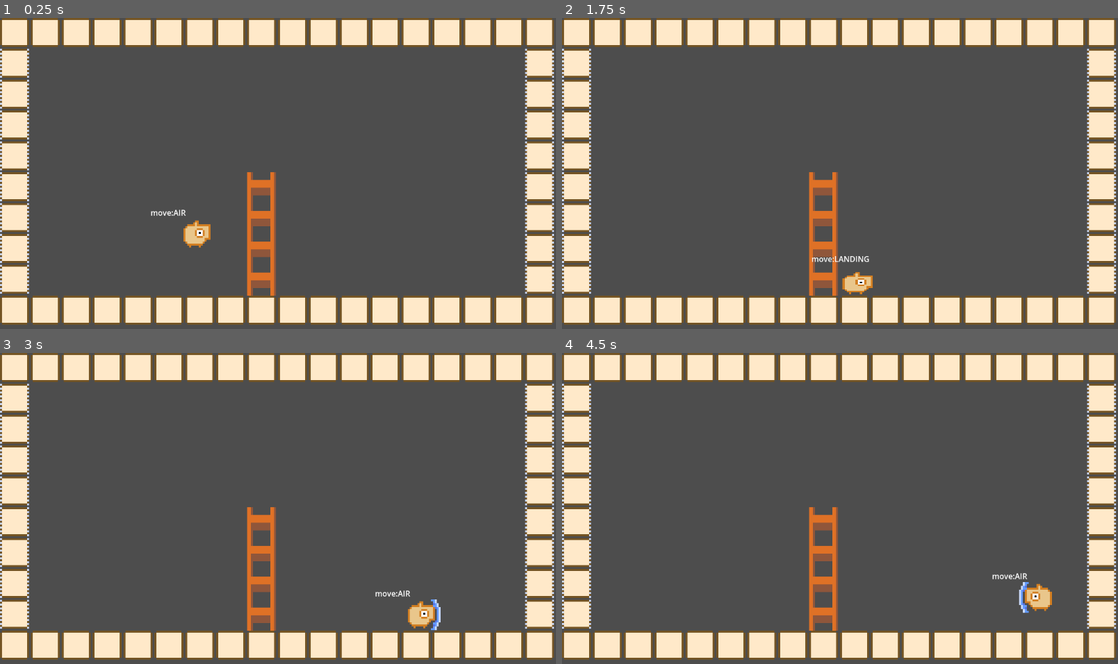
Above: before the commit, frames 1-4 (two rows, left to right).
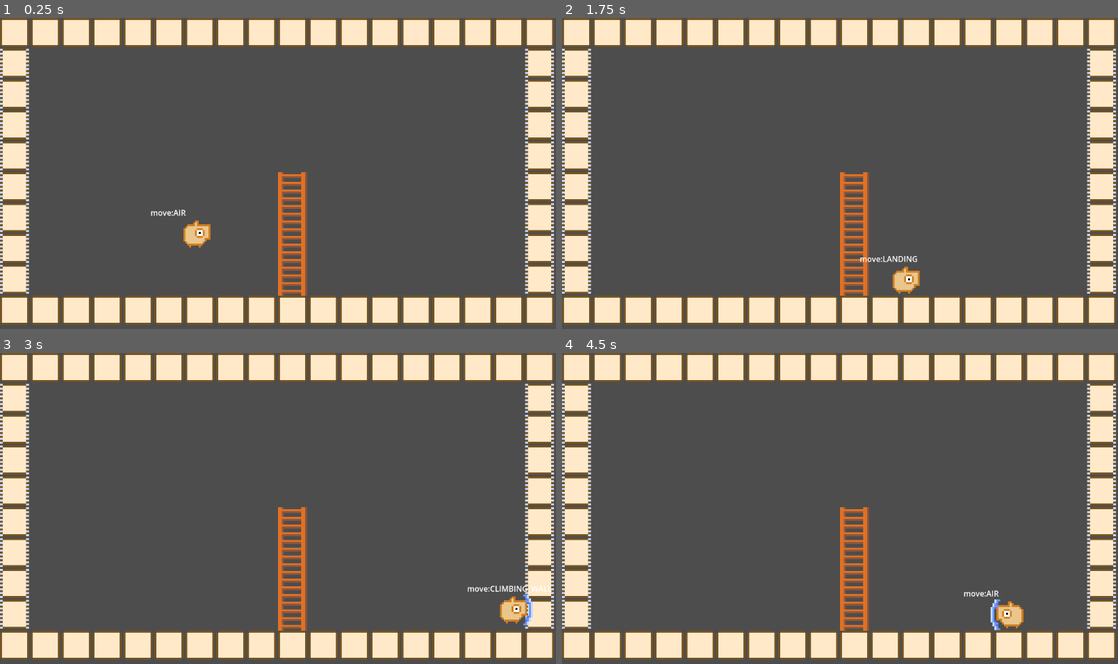
Above: after the commit, the same moments.

Repository: syun77/gd_inovania
Game: Godot game, scene res://Main.tscn
Same seed, same stepped clock (60 frames per second), same inputs: the game is played once before the commit and once after it.
Inputs (mouse positions are in pixels of both pictures, inside the frame that each line leads up to):
- Up to frame 1 (0.25 s): no input
- Up to frame 2 (1.75 s): move the mouse to (962, 157) at 0.52 s; hold Space (action) 0.53-1.28 s; hold Right (ui_right) from 0.53 s (still down); tap Up (ui_up) at 0.77, 1.52 s; move the mouse to (728, 189) at 1.27 s; tap Shift (special) at 1.35 s
- Up to frame 3 (3 s): move the mouse to (333, 440) at 2.02 s; release Right (ui_right) at 2.03 s; hold Left (ui_left) 2.03-2.78 s; hold Space (action) 2.03-2.78 s; move the mouse to (250, 570) at 2.77 s; hold Right (ui_right) from 2.78 s (still down); tap Shift (special) at 2.85 s
- Up to frame 4 (4.5 s): tap Up (ui_up) at 3.02, 3.77 s; move the mouse to (1006, 555) at 3.52 s; hold Space (action) 3.53-4.28 s; move the mouse to (673, 461) at 4.27 s; release Right (ui_right) at 4.28 s; hold Left (ui_left) from 4.28 s (still down); tap Shift (special) at 4.35 s

The runs differ from the first frame. In frame 1, 3.6% of the frame differs, in the area x 0-100%, y 9-90%; in frame 2, 4.2%; in frame 3, 4.6%; in frame 4, 4.6%.

Commit message:
壊せるブロックの画像を追加

Diff:
--- a/gd_inovania/Main.gd
+++ b/gd_inovania/Main.gd
@@ -37,9 +37,29 @@
 	# マップのセットアップ.
 	Map.setup(_map, MAP_WIDTH, MAP_HEIGHT)
 
+	# タイルマップからオブジェクトを作る.
+	_create_obj_from_tile()
+
 	# プレイヤー移動開始.
 	_player.start()
 
 ## 更新.
 func _physics_process(delta: float) -> void:
 	_player.update(delta)
+
+## タイルからオブジェクトを作る.
+func _create_obj_from_tile() -> void:
+	for j in range(MAP_HEIGHT):
+		for i in range(MAP_WIDTH):
+			var pos = Map.grid_to_world(Vector2(i, j))
+			var type = Map.get_floor_type(pos)
+			if type == Map.eType.NONE:
+				continue
+
+			match type:
+				Map.eType.BLOCK:
+					Map.erase_cell_from_world(pos)
+				Map.eType.LADDER:
+					Map.erase_cell_from_world(pos)
+				Map.eType.CLIMBBING_WALL:
+					Map.erase_cell_from_world(pos)
--- a/gd_inovania/Main.tscn
+++ b/gd_inovania/Main.tscn
@@ -1,10 +1,8 @@
-[gd_scene load_steps=6 format=3 uid="uid://w7g5p3p3ldbw"]
+[gd_scene load_steps=4 format=3 uid="uid://w7g5p3p3ldbw"]
 
 [ext_resource type="Script" path="res://Main.gd" id="1_ohpg3"]
 [ext_resource type="TileSet" uid="uid://bj4w75hx8d420" path="res://assets/tiles/tile_set.tres" id="1_siuqx"]
 [ext_resource type="PackedScene" uid="uid://ch0yf5nkshbib" path="res://src/player/Player.tscn" id="2_cqxvx"]
-[ext_resource type="PackedScene" uid="uid://cieo8bmyfskl2" path="res://src/gimmic/Ladder.tscn" id="3_lpowu"]
-[ext_resource type="PackedScene" uid="uid://ds1511mlphjqj" path="res://src/gimmic/Wall2.tscn" id="4_2fvv6"]
 
 [node name="Main" type="Node2D"]
 script = ExtResource("1_ohpg3")
@@ -15,59 +13,7 @@
 tile_set = ExtResource("1_siuqx")
 format = 2
 layer_0/name = "BackGround"
-layer_0/tile_data = PackedInt32Array(0, 65536, 0, 1, 65536,  …(501 unchanged characters)… 6, 0, 589839, 65536, 0, 589840, 65536, 0)
-
-[node name="Ladder" parent="BgLayer" instance=ExtResource("3_lpowu")]
-position = Vector2(544, 448)
-scale = Vector2(1, 4)
-
-[node name="Wall2" parent="BgLayer" instance=ExtResource("4_2fvv6")]
-position = Vector2(32, 96)
-
-[node name="Wall3" parent="BgLayer" instance=ExtResource("4_2fvv6")]
-position = Vector2(32, 160)
-
-[node name="Wall4" parent="BgLayer" instance=ExtResource("4_2fvv6")]
-position = Vector2(32, 224)
-
-[node name="Wall5" parent="BgLayer" instance=ExtResource("4_2fvv6")]
-position = Vector2(32, 288)
-
-[node name="Wall6" parent="BgLayer" instance=ExtResource("4_2fvv6")]
-position = Vector2(32, 352)
-
-[node name="Wall7" parent="BgLayer" instance=ExtResource("4_2fvv6")]
-position = Vector2(32, 416)
-
-[node name="Wall8" parent="BgLayer" instance=ExtResource("4_2fvv6")]
-position = Vector2(32, 480)
-
-[node name="Wall9" parent="BgLayer" instance=ExtResource("4_2fvv6")]
-position = Vector2(32, 544)
-
-[node name="Wall10" parent="BgLayer" instance=ExtResource("4_2fvv6")]
-position = Vector2(1120, 96)
-
-[node name="Wall11" parent="BgLayer" instance=ExtResource("4_2fvv6")]
-position = Vector2(1120, 160)
-
-[node name="Wall12" parent="BgLayer" instance=ExtResource("4_2fvv6")]
-position = Vector2(1120, 224)
-
-[node name="Wall13" parent="BgLayer" instance=ExtResource("4_2fvv6")]
-position = Vector2(1120, 288)
-
-[node name="Wall14" parent="BgLayer" instance=ExtResource("4_2fvv6")]
-position = Vector2(1120, 352)
-
-[node name="Wall15" parent="BgLayer" instance=ExtResource("4_2fvv6")]
-position = Vector2(1120, 416)
-
-[node name="Wall16" parent="BgLayer" instance=ExtResource("4_2fvv6")]
-position = Vector2(1120, 480)
-
-[node name="Wall17" parent="BgLayer" instance=ExtResource("4_2fvv6")]
-position = Vector2(1120, 544)
+layer_0/tile_data = PackedInt32Array(0, 65536, 0, 1, 65536,  …(501 unchanged characters)… 6, 0, 589839, 65536, 0, 589840, 65536, 0, 327689, 720896, 0, 393225, 720896, 0, 458761, 720896, 0, 524297, 720896, 0, 65536, 786432, 0, 131072, 786432, 0, 196608, 786432, 0, 262144, 786432, 0, 327680, 786432, 0, 393216, 786432, 0, 458752, 786432, 0, 524288, 786432, 0, 65553, 786432, 0, 131089, 786432, 0, 196625, 786432, 0, 262161, 786432, 0, 327697, 786432, 0, 393233, 786432, 0, 458769, 786432, 0, 524305, 786432, 0)
 
 [node name="MainLayer" type="CanvasLayer" parent="."]
 
--- a/gd_inovania/assets/tiles/tile_set.tres
+++ b/gd_inovania/assets/tiles/tile_set.tres
@@ -8,123 +8,300 @@
 0:0/0 = 0
 0:0/0/physics_layer_0/linear_velocity = Vector2(0, 0)
 0:0/0/physics_layer_0/angular_velocity = 0.0
+0:0/0/physics_layer_1/linear_velocity = Vector2(0, 0)
+0:0/0/physics_layer_1/angular_velocity = 0.0
+0:0/0/physics_layer_2/linear_velocity = Vector2(0, 0)
+0:0/0/physics_layer_2/angular_velocity = 0.0
 1:0/0 = 0
 1:0/0/physics_layer_0/linear_velocity = Vector2(0, 0)
 1:0/0/physics_layer_0/angular_velocity = 0.0
 1:0/0/physics_layer_0/polygon_0/points = PackedVector2Array(-32, -32, 32, -32, 32, 32, -32, 32)
+1:0/0/physics_layer_1/linear_velocity = Vector2(0, 0)
+1:0/0/physics_layer_1/angular_velocity = 0.0
+1:0/0/physics_layer_2/linear_velocity = Vector2(0, 0)
+1:0/0/physics_layer_2/angular_velocity = 0.0
 2:0/0 = 0
 2:0/0/physics_layer_0/linear_velocity = Vector2(0, 0)
 2:0/0/physics_layer_0/angular_velocity = 0.0
+2:0/0/physics_layer_1/linear_velocity = Vector2(0, 0)
+2:0/0/physics_layer_1/angular_velocity = 0.0
+2:0/0/physics_layer_2/linear_velocity = Vector2(0, 0)
+2:0/0/physics_layer_2/angular_velocity = 0.0
 3:0/0 = 0
 3:0/0/physics_layer_0/linear_velocity = Vector2(0, 0)
 3:0/0/physics_layer_0/angular_velocity = 0.0
+3:0/0/physics_layer_1/linear_velocity = Vector2(0, 0)
+3:0/0/physics_layer_1/angular_velocity = 0.0
+3:0/0/physics_layer_2/linear_velocity = Vector2(0, 0)
+3:0/0/physics_layer_2/angular_velocity = 0.0
 4:0/0 = 0
 4:0/0/physics_layer_0/linear_velocity = Vector2(0, 0)
 4:0/0/physics_layer_0/angular_velocity = 0.0
+4:0/0/physics_layer_1/linear_velocity = Vector2(0, 0)
+4:0/0/physics_layer_1/angular_velocity = 0.0
+4:0/0/physics_layer_2/linear_velocity = Vector2(0, 0)
+4:0/0/physics_layer_2/angular_velocity = 0.0
 5:0/0 = 0
 5:0/0/physics_layer_0/linear_velocity = Vector2(0, 0)
 5:0/0/physics_layer_0/angular_velocity = 0.0
+5:0/0/physics_layer_1/linear_velocity = Vector2(0, 0)
+5:0/0/physics_layer_1/angular_velocity = 0.0
+5:0/0/physics_layer_2/linear_velocity = Vector2(0, 0)
+5:0/0/physics_layer_2/angular_velocity = 0.0
+5:0/0/custom_data_0 = -1
 6:0/0 = 0
 6:0/0/physics_layer_0/linear_velocity = Vector2(0, 0)
 6:0/0/physics_layer_0/angular_velocity = 0.0
+6:0/0/physics_layer_1/linear_velocity = Vector2(0, 0)
+6:0/0/physics_layer_1/angular_velocity = 0.0
+6:0/0/physics_layer_2/linear_velocity = Vector2(0, 0)
+6:0/0/physics_layer_2/angular_velocity = 0.0
+6:0/0/custom_data_0 = 2
 7:0/0 = 0
 7:0/0/physics_layer_0/linear_velocity = Vector2(0, 0)
 7:0/0/physics_layer_0/angular_velocity = 0.0
+7:0/0/physics_layer_1/linear_velocity = Vector2(0, 0)
+7:0/0/physics_layer_1/angular_velocity = 0.0
+7:0/0/physics_layer_2/linear_velocity = Vector2(0, 0)
+7:0/0/physics_layer_2/angular_velocity = 0.0
+7:0/0/custom_data_0 = 3
 8:0/0 = 0
 8:0/0/physics_layer_0/linear_velocity = Vector2(0, 0)
 8:0/0/physics_layer_0/angular_velocity = 0.0
+8:0/0/physics_layer_1/linear_velocity = Vector2(0, 0)
+8:0/0/physics_layer_1/angular_velocity = 0.0
+8:0/0/physics_layer_2/linear_velocity = Vector2(0, 0)
+8:0/0/physics_layer_2/angular_velocity = 0.0
+8:0/0/custom_data_0 = 4
 9:0/0 = 0
 9:0/0/physics_layer_0/linear_velocity = Vector2(0, 0)
 9:0/0/physics_layer_0/angular_velocity = 0.0
+9:0/0/physics_layer_1/linear_velocity = Vector2(0, 0)
+9:0/0/physics_layer_1/angular_velocity = 0.0
+9:0/0/physics_layer_2/linear_velocity = Vector2(0, 0)
+9:0/0/physics_layer_2/angular_velocity = 0.0
+9:0/0/custom_data_0 = 5
 0:4/0 = 0
 0:4/0/physics_layer_0/linear_velocity = Vector2(0, 0)
 0:4/0/physics_layer_0/angular_velocity = 0.0
+0:4/0/physics_layer_1/linear_velocity = Vector2(0, 0)
+0:4/0/physics_layer_1/angular_velocity = 0.0
+0:4/0/physics_layer_2/linear_velocity = Vector2(0, 0)
+0:4/0/physics_layer_2/angular_velocity = 0.0
 1:4/0 = 0
 1:4/0/physics_layer_0/linear_velocity = Vector2(0, 0)
 1:4/0/physics_layer_0/angular_velocity = 0.0
+1:4/0/physics_layer_1/linear_velocity = Vector2(0, 0)
+1:4/0/physics_layer_1/angular_velocity = 0.0
+1:4/0/physics_layer_2/linear_velocity = Vector2(0, 0)
+1:4/0/physics_layer_2/angular_velocity = 0.0
 2:4/0 = 0
 2:4/0/physics_layer_0/linear_velocity = Vector2(0, 0)
 2:4/0/physics_layer_0/angular_velocity = 0.0
+2:4/0/physics_layer_1/linear_velocity = Vector2(0, 0)
+2:4/0/physics_layer_1/angular_velocity = 0.0
+2:4/0/physics_layer_2/linear_velocity = Vector2(0, 0)
+2:4/0/physics_layer_2/angular_velocity = 0.0
 3:4/0 = 0
 3:4/0/physics_layer_0/linear_velocity = Vector2(0, 0)
 3:4/0/physics_layer_0/angular_velocity = 0.0
+3:4/0/physics_layer_1/linear_velocity = Vector2(0, 0)
+3:4/0/physics_layer_1/angular_velocity = 0.0
+3:4/0/physics_layer_2/linear_velocity = Vector2(0, 0)
+3:4/0/physics_layer_2/angular_velocity = 0.0
 4:4/0 = 0
 4:4/0/physics_layer_0/linear_velocity = Vector2(0, 0)
 4:4/0/physics_layer_0/angular_velocity = 0.0
+4:4/0/physics_layer_1/linear_velocity = Vector2(0, 0)
+4:4/0/physics_layer_1/angular_velocity = 0.0
+4:4/0/physics_layer_2/linear_velocity = Vector2(0, 0)
+4:4/0/physics_layer_2/angular_velocity = 0.0
 5:4/0 = 0
 5:4/0/physics_layer_0/linear_velocity = Vector2(0, 0)
 5:4/0/physics_layer_0/angular_velocity = 0.0
+5:4/0/physics_layer_1/linear_velocity = Vector2(0, 0)
+5:4/0/physics_layer_1/angular_velocity = 0.0
+5:4/0/physics_layer_2/linear_velocity = Vector2(0, 0)
+5:4/0/physics_layer_2/angular_velocity = 0.0
 6:4/0 = 0
 6:4/0/physics_layer_0/linear_velocity = Vector2(0, 0)
 6:4/0/physics_layer_0/angular_velocity = 0.0
+6:4/0/physics_layer_1/linear_velocity = Vector2(0, 0)
+6:4/0/physics_layer_1/angular_velocity = 0.0
+6:4/0/physics_layer_2/linear_velocity = Vector2(0, 0)
+6:4/0/physics_layer_2/angular_velocity = 0.0
 7:4/0 = 0
 7:4/0/physics_layer_0/linear_velocity = Vector2(0, 0)
 7:4/0/physics_layer_0/angular_velocity = 0.0
+7:4/0/physics_layer_1/linear_velocity = Vector2(0, 0)
+7:4/0/physics_layer_1/angular_velocity = 0.0
+7:4/0/physics_layer_2/linear_velocity = Vector2(0, 0)
+7:4/0/physics_layer_2/angular_velocity = 0.0
 8:4/0 = 0
 8:4/0/physics_layer_0/linear_velocity = Vector2(0, 0)
 8:4/0/physics_layer_0/angular_velocity = 0.0
+8:4/0/physics_layer_1/linear_velocity = Vector2(0, 0)
+8:4/0/physics_layer_1/angular_velocity = 0.0
+8:4/0/physics_layer_2/linear_velocity = Vector2(0, 0)
+8:4/0/physics_layer_2/angular_velocity = 0.0
 9:4/0 = 0
 9:4/0/physics_layer_0/linear_velocity = Vector2(0, 0)
 9:4/0/physics_layer_0/angular_velocity = 0.0
+9:4/0/physics_layer_1/linear_velocity = Vector2(0, 0)
+9:4/0/physics_layer_1/angular_velocity = 0.0
+9:4/0/physics_layer_2/linear_velocity = Vector2(0, 0)
+9:4/0/physics_layer_2/angular_velocity = 0.0
 10:4/0 = 0
 10:4/0/physics_layer_0/linear_velocity = Vector2(0, 0)
 10:4/0/physics_layer_0/angular_velocity = 0.0
+10:4/0/physics_layer_1/linear_velocity = Vector2(0, 0)
+10:4/0/physics_layer_1/angular_velocity = 0.0
+10:4/0/physics_layer_2/linear_velocity = Vector2(0, 0)
+10:4/0/physics_layer_2/angular_velocity = 0.0
 11:4/0 = 0
 11:4/0/physics_layer_0/linear_velocity = Vector2(0, 0)
 11:4/0/physics_layer_0/angular_velocity = 0.0
+11:4/0/physics_layer_1/linear_velocity = Vector2(0, 0)
+11:4/0/physics_layer_1/angular_velocity = 0.0
+11:4/0/physics_layer_2/linear_velocity = Vector2(0, 0)
+11:4/0/physics_layer_2/angular_velocity = 0.0
 12:4/0 = 0
 12:4/0/physics_layer_0/linear_velocity = Vector2(0, 0)
 12:4/0/physics_layer_0/angular_velocity = 0.0
+12:4/0/physics_layer_1/linear_velocity = Vector2(0, 0)
+12:4/0/physics_layer_1/angular_velocity = 0.0
+12:4/0/physics_layer_2/linear_velocity = Vector2(0, 0)
+12:4/0/physics_layer_2/angular_velocity = 0.0
 13:4/0 = 0
 13:4/0/physics_layer_0/linear_velocity = Vector2(0, 0)
 13:4/0/physics_layer_0/angular_velocity = 0.0
+13:4/0/physics_layer_1/linear_velocity = Vector2(0, 0)
+13:4/0/physics_layer_1/angular_velocity = 0.0
+13:4/0/physics_layer_2/linear_velocity = Vector2(0, 0)
+13:4/0/physics_layer_2/angular_velocity = 0.0
 14:4/0 = 0
 14:4/0/physics_layer_0/linear_velocity = Vector2(0, 0)
 14:4/0/physics_layer_0/angular_velocity = 0.0
+14:4/0/physics_layer_1/linear_velocity = Vector2(0, 0)
+14:4/0/physics_layer_1/angular_velocity = 0.0
+14:4/0/physics_layer_2/linear_velocity = Vector2(0, 0)
+14:4/0/physics_layer_2/angular_velocity = 0.0
 15:4/0 = 0
 15:4/0/physics_layer_0/linear_velocity = Vector2(0, 0)
 15:4/0/physics_layer_0/angular_velocity = 0.0
+15:4/0/physics_layer_1/linear_velocity = Vector2(0, 0)
+15:4/0/physics_layer_1/angular_velocity = 0.0
+15:4/0/physics_layer_2/linear_velocity = Vector2(0, 0)
+15:4/0/physics_layer_2/angular_velocity = 0.0
 0:5/0 = 0
 0:5/0/physics_layer_0/linear_velocity = Vector2(0, 0)
 0:5/0/physics_layer_0/angular_velocity = 0.0
+0:5/0/physics_layer_1/linear_velocity = Vector2(0, 0)
+0:5/0/physics_layer_1/angular_velocity = 0.0
+0:5/0/physics_layer_2/linear_velocity = Vector2(0, 0)
+0:5/0/physics_layer_2/angular_velocity = 0.0
 1:5/0 = 0
 1:5/0/physics_layer_0/linear_velocity = Vector2(0, 0)
 1:5/0/physics_layer_0/angular_velocity = 0.0
+1:5/0/physics_layer_1/linear_velocity = Vector2(0, 0)
+1:5/0/physics_layer_1/angular_velocity = 0.0
+1:5/0/physics_layer_2/linear_velocity = Vector2(0, 0)
+1:5/0/physics_layer_2/angular_velocity = 0.0
 2:5/0 = 0
 2:5/0/physics_layer_0/linear_velocity = Vector2(0, 0)
 2:5/0/physics_layer_0/angular_velocity = 0.0
+2:5/0/physics_layer_1/linear_velocity = Vector2(0, 0)
+2:5/0/physics_layer_1/angular_velocity = 0.0
+2:5/0/physics_layer_2/linear_velocity = Vector2(0, 0)
+2:5/0/physics_layer_2/angular_velocity = 0.0
 3:5/0 = 0
 3:5/0/physics_layer_0/linear_velocity = Vector2(0, 0)
 3:5/0/physics_layer_0/angular_velocity = 0.0
+3:5/0/physics_layer_1/linear_velocity = Vector2(0, 0)
+3:5/0/physics_layer_1/angular_velocity = 0.0
+3:5/0/physics_layer_2/linear_velocity = Vector2(0, 0)
+3:5/0/physics_layer_2/angular_velocity = 0.0
 4:5/0 = 0
 4:5/0/physics_layer_0/linear_velocity = Vector2(0, 0)
 4:5/0/physics_layer_0/angular_velocity = 0.0
+4:5/0/physics_layer_1/linear_velocity = Vector2(0, 0)
+4:5/0/physics_layer_1/angular_velocity = 0.0
+4:5/0/physics_layer_2/linear_velocity = Vector2(0, 0)
+4:5/0/physics_layer_2/angular_velocity = 0.0
 5:5/0 = 0
 5:5/0/physics_layer_0/linear_velocity = Vector2(0, 0)
 5:5/0/physics_layer_0/angular_velocity = 0.0
+5:5/0/physics_layer_1/linear_velocity = Vector2(0, 0)
+5:5/0/physics_layer_1/angular_velocity = 0.0
+5:5/0/physics_layer_2/linear_velocity = Vector2(0, 0)
+5:5/0/physics_layer_2/angular_velocity = 0.0
 6:5/0 = 0
 6:5/0/physics_layer_0/linear_velocity = Vector2(0, 0)
 6:5/0/physics_layer_0/angular_velocity = 0.0
+6:5/0/physics_layer_1/linear_velocity = Vector2(0, 0)
+6:5/0/physics_layer_1/angular_velocity = 0.0
+6:5/0/physics_layer_2/linear_velocity = Vector2(0, 0)
+6:5/0/physics_layer_2/angular_velocity = 0.0
 0:6/0 = 0
 0:6/0/physics_layer_0/linear_velocity = Vector2(0, 0)
 0:6/0/physics_layer_0/angular_velocity = 0.0
+0:6/0/physics_layer_1/linear_velocity = Vector2(0, 0)
+0:6/0/physics_layer_1/angular_velocity = 0.0
+0:6/0/physics_layer_2/linear_velocity = Vector2(0, 0)
+0:6/0/physics_layer_2/angular_velocity = 0.0
 1:6/0 = 0
 1:6/0/physics_layer_0/linear_velocity = Vector2(0, 0)
 1:6/0/physics_layer_0/angular_velocity = 0.0
+1:6/0/physics_layer_1/linear_velocity = Vector2(0, 0)
+1:6/0/physics_layer_1/angular_velocity = 0.0
+1:6/0/physics_layer_2/linear_velocity = Vector2(0, 0)
+1:6/0/physics_layer_2/angular_velocity = 0.0
 2:6/0 = 0
 2:6/0/physics_layer_0/linear_velocity = Vector2(0, 0)
 2:6/0/physics_layer_0/angular_velocity = 0.0
+2:6/0/physics_layer_1/linear_velocity = Vector2(0, 0)
+2:6/0/physics_layer_1/angular_velocity = 0.0
+2:6/0/physics_layer_2/linear_velocity = Vector2(0, 0)
+2:6/0/physics_layer_2/angular_velocity = 0.0
 3:6/0 = 0
 3:6/0/physics_layer_0/linear_velocity = Vector2(0, 0)
 3:6/0/physics_layer_0/angular_velocity = 0.0
+3:6/0/physics_layer_1/linear_velocity = Vector2(0, 0)
+3:6/0/physics_layer_1/angular_velocity = 0.0
+3:6/0/physics_layer_2/linear_velocity = Vector2(0, 0)
+3:6/0/physics_layer_2/angular_velocity = 0.0
 10:0/0 = 0
 10:0/0/physics_layer_0/linear_velocity = Vector2(0, 0)
 10:0/0/physics_layer_0/angular_velocity = 0.0
-10:0/0/custom_data_0 = 1
+10:0/0/physics_layer_1/linear_velocity = Vector2(0, 0)
+10:0/0/physics_layer_1/angular_velocity = 0.0
+10:0/0/physics_layer_2/linear_velocity = Vector2(0, 0)
+10:0/0/physics_layer_2/angular_velocity = 0.0
+10:0/0/physics_layer_2/polygon_0/points = PackedVector2Array(-31.5625, -33.5, 27.6875, -32, 28.0625, 27.875, -32, 27.875)
+10:0/0/custom_data_0 = 6
+11:0/0 = 0
+11:0/0/physics_layer_0/linear_velocity = Vector2(0, 0)
+11:0/0/physics_layer_0/angular_velocity = 0.0
+11:0/0/physics_layer_1/linear_velocity = Vector2(0, 0)
+11:0/0/physics_layer_1/angular_velocity = 0.0
+11:0/0/physics_layer_2/linear_velocity = Vector2(0, 0)
+11:0/0/physics_layer_2/angular_velocity = 0.0
+11:0/0/custom_data_0 = 7
+12:0/0 = 0
+12:0/0/physics_layer_0/linear_velocity = Vector2(0, 0)
+12:0/0/physics_layer_0/angular_velocity = 0.0
+12:0/0/physics_layer_1/linear_velocity = Vector2(0, 0)
+12:0/0/physics_layer_1/angular_velocity = 0.0
+12:0/0/physics_layer_1/polygon_0/points = PackedVector2Array(-32, -32, 28.3125, -32, 28.125, 28.375, -32, 28.75)
+12:0/0/physics_layer_2/linear_velocity = Vector2(0, 0)
+12:0/0/physics_layer_2/angular_velocity = 0.0
+12:0/0/custom_data_0 = 8
 
 [resource]
 tile_size = Vector2i(64, 64)
 physics_layer_0/collision_layer = 2
+physics_layer_1/collision_layer = 8
+physics_layer_2/collision_layer = 32
 custom_data_layer_0/name = "type"
 custom_data_layer_0/type = 2
 sources/0 = SubResource("TileSetAtlasSource_avtko")
--- a/gd_inovania/project.godot
+++ b/gd_inovania/project.godot
@@ -23,6 +23,7 @@
 [display]
 
 window/stretch/mode="viewport"
+window/dpi/allow_hidpi=false
 
 [editor]
 
--- a/gd_inovania/src/common/Map.gd
+++ b/gd_inovania/src/common/Map.gd
@@ -25,6 +25,10 @@
 	SPIKE = 3, # トゲ.
 	SLIP = 4, # 滑る床.
 	LOCK = 5, # 鍵穴.
+	BLOCK = 6, # ブロック.
+	LADDER = 7, # はしご.
+	CLIMBBING_WALL = 8, # 登れる壁.
+
 }
 
 ## アイテムID.
@@ -149,7 +153,7 @@
 	return _tilemap.tile_set.tile_size.x
 
 ## ワールド座標をグリッド座標に変換する.
-static func world_to_grid(world:Vector2, centered=true) -> Vector2:
+static func world_to_grid(world:Vector2, centered:bool=true) -> Vector2:
 	var grid = Vector2()
 	grid.x = world_to_grid_x(world.x, centered)
 	grid.y = world_to_grid_y(world.y, centered)
@@ -166,18 +170,18 @@
 	return (wy-OFS_Y) / size
 
 ## グリッド座標をワールド座標に変換する.
-static func grid_to_world(grid:Vector2, centered:bool) -> Vector2:
+static func grid_to_world(grid:Vector2, centered:bool=true) -> Vector2:
 	var world = Vector2()
 	world.x = grid_to_world_x(grid.x, centered)
 	world.y = grid_to_world_y(grid.y, centered)
 	return world
-static func grid_to_world_x(gx:float, centered:bool) -> float:
+static func grid_to_world_x(gx:float, centered:bool=true) -> float:
 	var size = get_tile_size()
 	var x = OFS_X + (gx * size)
 	if centered:
 		x += size / 2.0 # 中央に移動.
 	return x
-static func grid_to_world_y(gy:float, centered:bool) -> float:
+static func grid_to_world_y(gy:float, centered:bool=true) -> float:
 	var size = get_tile_size()
 	var y = OFS_Y + (gy * size)
 	if centered:
@@ -199,8 +203,10 @@
 	return grid_to_world(pos, true)
 
 ## 指定の位置にあるタイル消す.
-static func erase_cell(pos:Vector2i, tile_layer:eTileLayer) -> void:
+static func erase_cell(pos:Vector2i, tile_layer:eTileLayer=eTileLayer.GROUND) -> void:
 	_tilemap.erase_cell(tile_layer, pos)
+static func erase_cell_from_world(pos:Vector2i, tile_layer:eTileLayer=eTileLayer.GROUND) -> void:
+	var grid_pos = world_to_grid(pos)
 
 ## 床の種別を取得する.
 static func get_floor_type(world:Vector2) -> eType:
--- a/gd_inovania/src/player/Player.tscn
+++ b/gd_inovania/src/player/Player.tscn
@@ -13,7 +13,7 @@
 
 [node name="Player" type="CharacterBody2D"]
 collision_mask = 10
-platform_floor_layers = 4294967283
+platform_floor_layers = 4294967266
 platform_wall_layers = 8
 script = ExtResource("1_ex6wv")
 
Binary file added: gd_inovania/assets/images/block.png
Binary file changed: gd_inovania/assets/images/wall2.png
Binary file changed: gd_inovania/assets/tiles/tile.png
Not shown: 1 places in gd_inovania/assets/tiles/tile_set.tres that only renumber resources
Not shown: 1 places in gd_inovania/src/gimmic/Wall2.tscn that only renumber resources
Not shown: 1 places in gd_inovania/src/player/Player.tscn that only renumber resources
